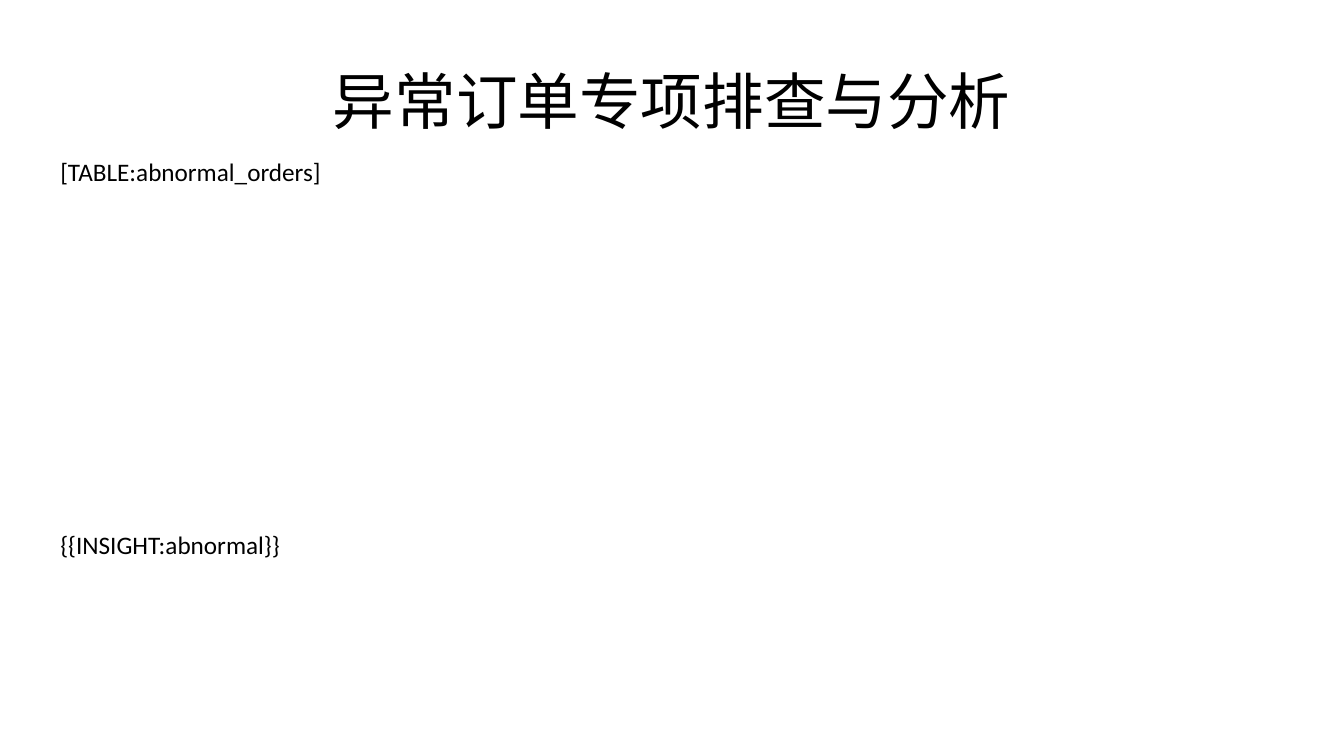
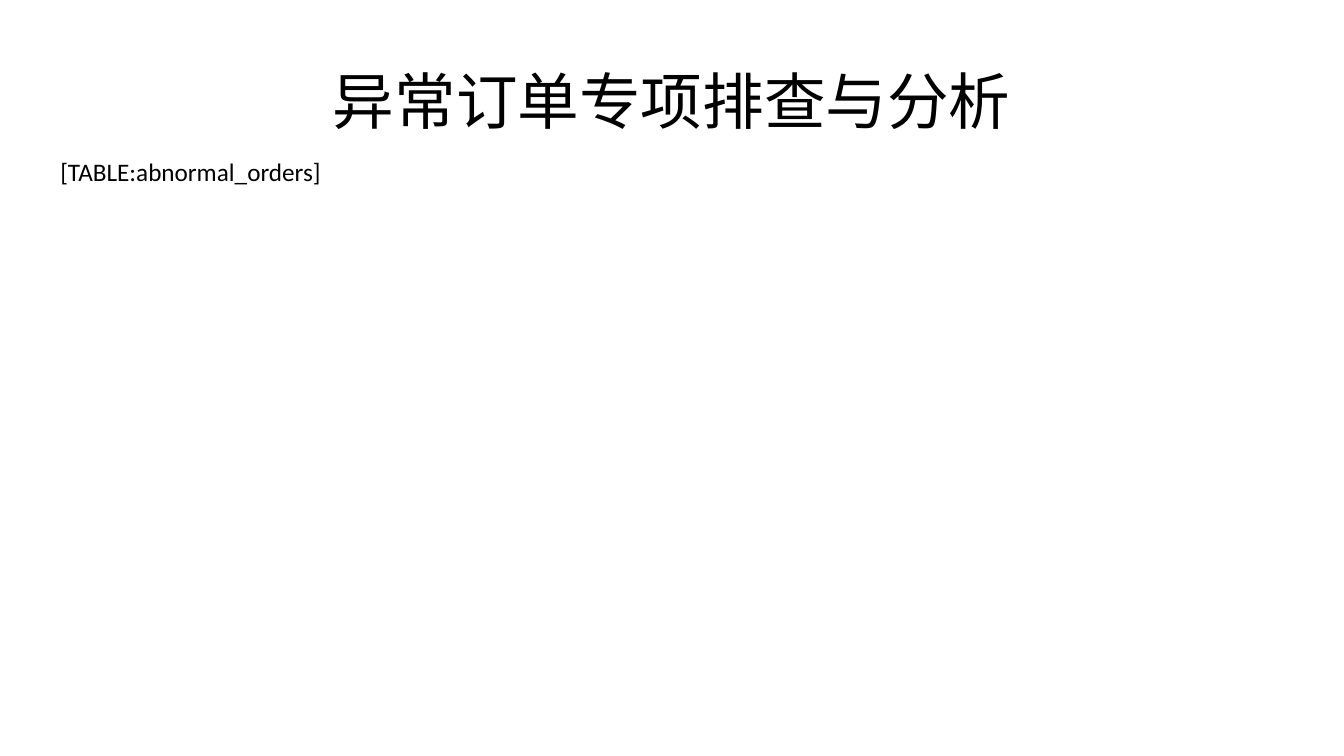
Before and after one commit to lijiahao1996/PPT-Automation, a slide deck: slide 10 of templates/销售分析报告_标准模板.pptx. Drawn at 1344x756 pixels with LibreOffice and Linux fonts; fonts in the diff are those of the drawing. Boxes give left, top, right and bottom in pixels: in the first picture for what was removed or moved away, otherwise in the second. Text is boxed around its words. In the diff, an @@ line names an element or a change of style, - is before the commit and + after.

```diff
--- a/templates/销售分析报告_标准模板.pptx
+++ b/templates/销售分析报告_标准模板.pptx
@@ text removed at (x1=60, y1=535, x2=279, y2=558) @@
-{{INSIGHT:abnormal}}
```
Also in this commit, not shown: 4 other slides changed, 1 slide added, 20 other files.
